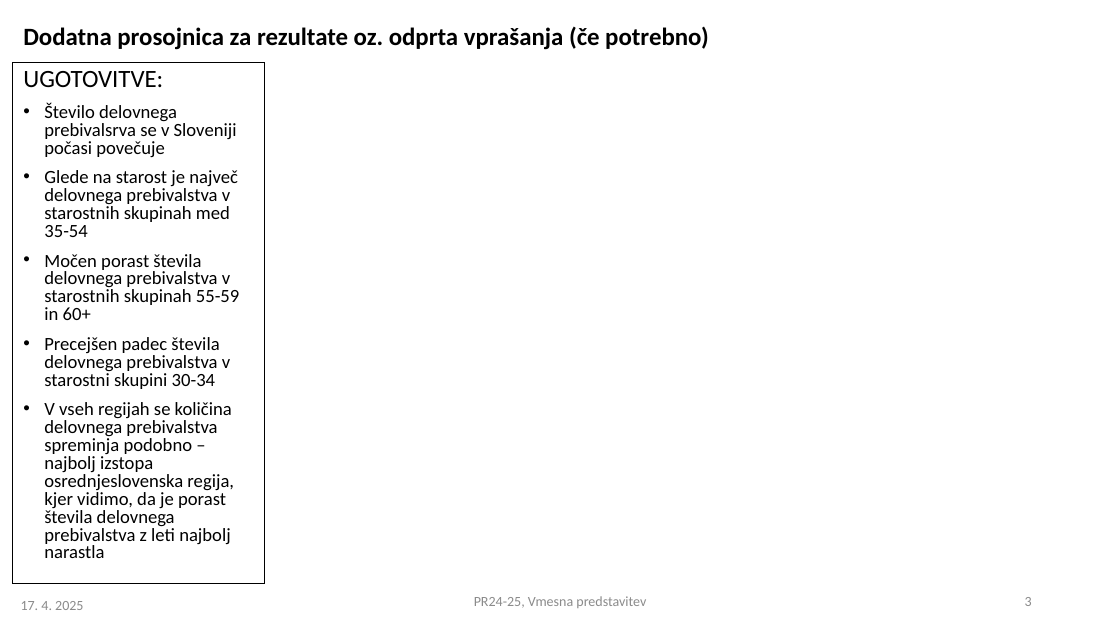
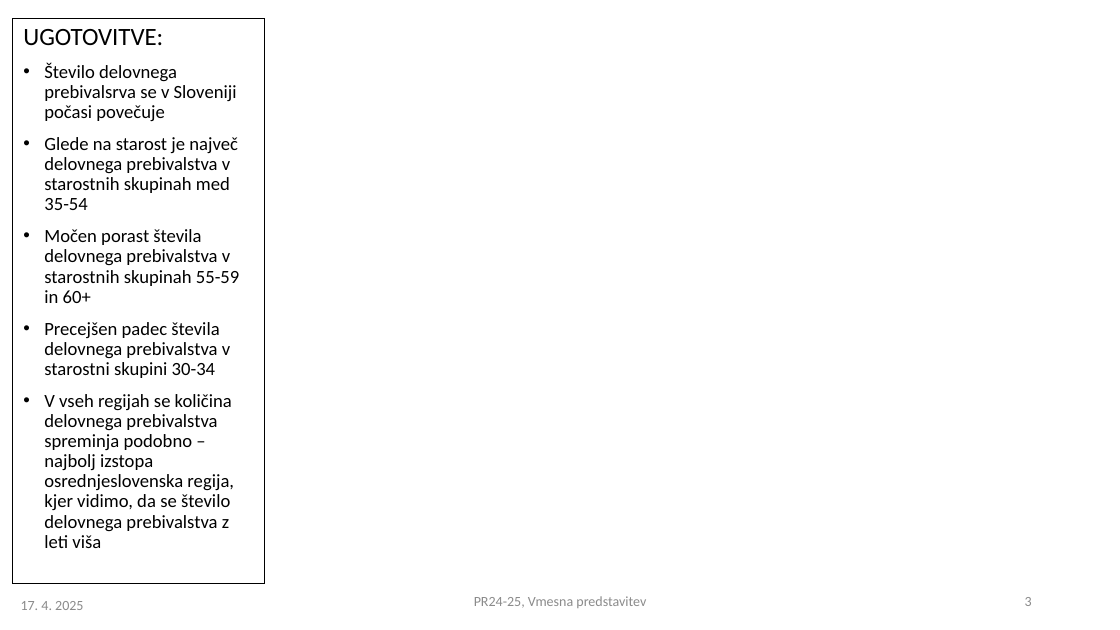
Before and after one commit to nirinja/PR259, a slide deck: slide 3 of PR2024-25_VMESNA_9.pptx. Drawn at 1120x630 pixels with LibreOffice and Linux fonts; fonts in the diff are those of the drawing. Boxes give left, top, right and bottom in pixels: in the first picture for what was removed or moved away, otherwise in the second. Text is boxed around its words. In the diff, an @@ line names an element or a change of style, - is before the commit and + after.

```diff
--- a/PR2024-25_VMESNA_9.pptx
+++ b/PR2024-25_VMESNA_9.pptx
@@ text "UGOTOVITVE:": place and size @@
-text "UGOTOVITVE:" at (12, 63, 264, 584)
+text "UGOTOVITVE:" at (12, 18, 264, 584)
@@ text at (23, 29, 239, 378): line spacing 0.8 to 0.9 @@
@@ title removed at (23, 26, 709, 50) @@
-Dodatna prosojnica za rezultate oz. odprta vprašanja (če potrebno)
@@ text at (44, 394, 234, 548): text changed @@
-• V vseh regijah se količina delovnega prebivalstva spreminja podobno – najbolj izstopa osrednjeslovenska regija, kjer vidimo, da je porast števila delovnega prebivalstva z leti najbolj narastla
+• V vseh regijah se količina delovnega prebivalstva spreminja podobno – najbolj izstopa osrednjeslovenska regija, kjer vidimo, da se število delovnega prebivalstva z leti viša
```
Also in this commit, not shown: 1 other slide changed, 1 other file.
